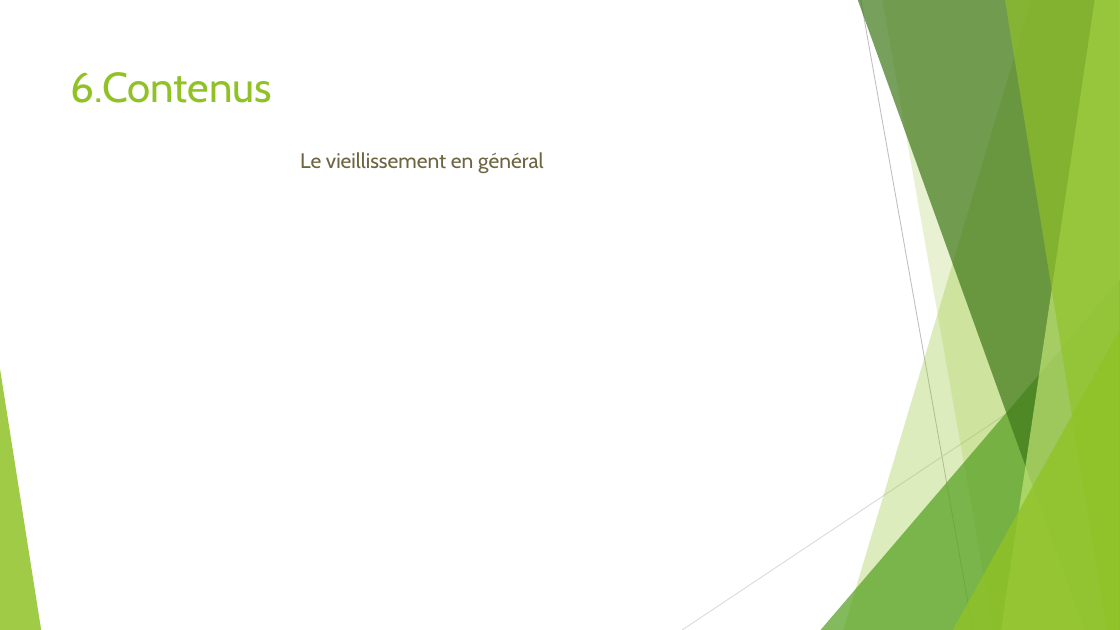
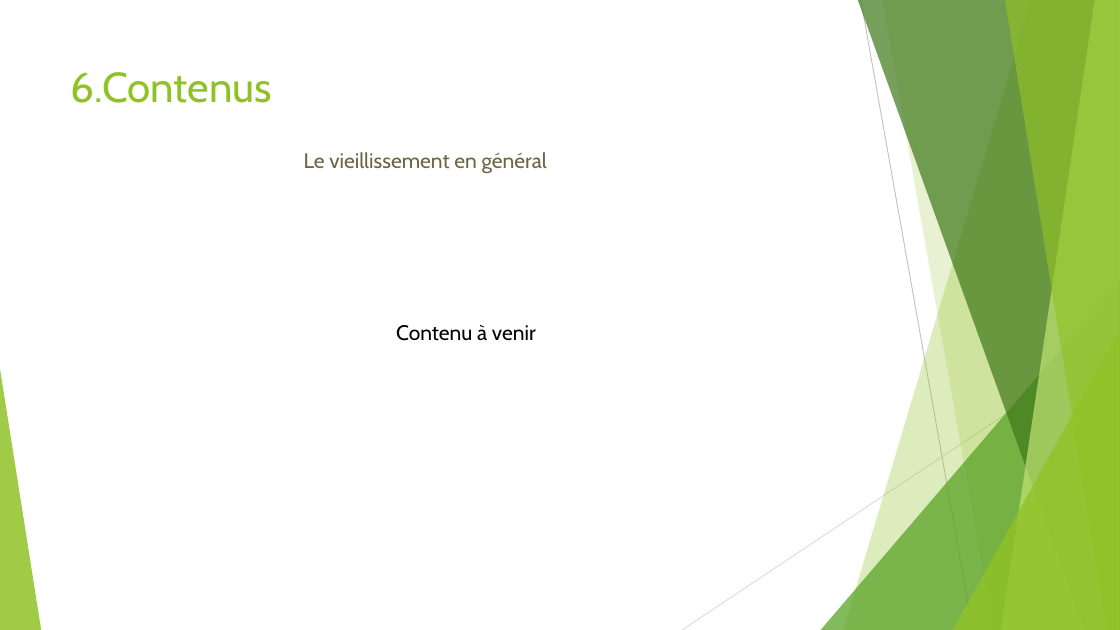
Before and after one commit to Michael-Serva/maison_philo_v2, a slide deck: slide 20 of doc/cahier_des_charges_maisonphilo_version Nina (2).pptx (slide 19 before the commit). Drawn at 1120x630 pixels with LibreOffice and Linux fonts; fonts in the diff are those of the drawing. Boxes give left, top, right and bottom in pixels: in the first picture for what was removed or moved away, otherwise in the second. Text is boxed around its words. In the diff, an @@ line names an element or a change of style, - is before the commit and + after.

```diff
--- a/doc/cahier_des_charges_maisonphilo_version Nina (2).pptx
+++ b/doc/cahier_des_charges_maisonphilo_version Nina (2).pptx
@@ text "Le vieillissement en général": place and size @@
-text "Le vieillissement en général" at [300, 152, 543, 174]
+text "Le vieillissement en général" at [304, 152, 547, 173]
@@ text added at [396, 325, 536, 341], 18 pt, text #000000 @@
+Contenu à venir
```
Also in this commit, not shown: 4 other slides changed, 7 slides added, 2 slides removed, 2 other files.
